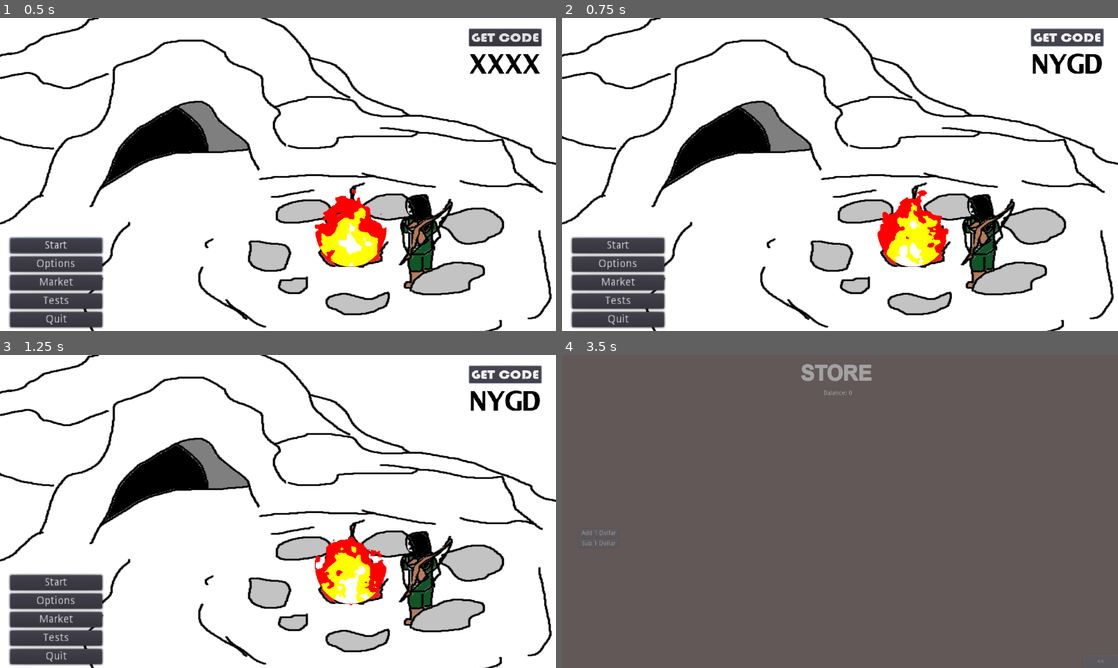
Above: before the commit, frames 1-4 (two rows, left to right).
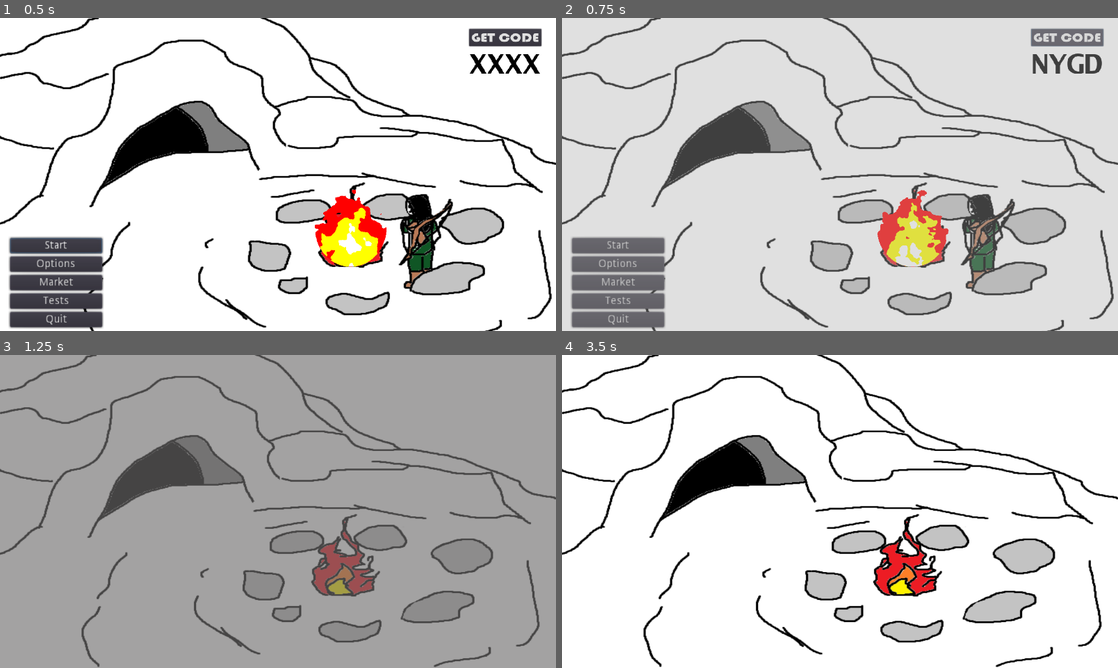
Above: after the commit, the same moments.

Repository: rwyndrum4/MENDAX
Game: Godot game, scene res://Scenes/mainMenu/mainMenu.tscn
Same seed, same stepped clock (60 frames per second), same inputs: the game is played once before the commit and once after it.
Inputs (mouse positions are in pixels of both pictures, inside the frame that each line leads up to):
- Up to frame 1 (0.5 s): no input
- Up to frame 2 (0.75 s): click "GET CODE" at 0.5 s
- Up to frame 3 (1.25 s): no input
- Up to frame 4 (3.5 s): click (617, 583) at 1.25 s, where only the run before the commit has a clickable "Start"; click (617, 583) at 2 s, where only the run before the commit has a clickable "Start"; click (617, 621) at 2.75 s, where only the run before the commit has a clickable "Market"

Frame 1 is identical in both runs. In frame 2, 92% of the frame differs, in the area x 0-100%, y 0-100%; in frame 3, 98%; in frame 4, 99%.

Commit message:
simple transition

Diff:
--- a/game/Scenes/mainMenu/mainMenu.gd
+++ b/game/Scenes/mainMenu/mainMenu.gd
@@ -42,7 +42,7 @@
 */
 """
 func _on_Start_pressed():
-	pass # Replace with function body.
+	SceneTrans.change_scene("res://Scenes/startArea/startArea.tscn")
 
 """
 /*
--- a/game/Scenes/startArea/startArea.tscn
+++ b/game/Scenes/startArea/startArea.tscn
@@ -2,12 +2,11 @@
 
 [ext_resource path="res://Assets/mainMenuAssets/menu_bg_empty.png" type="Texture" id=1]
 
-
 [node name="startArea" type="Node2D"]
 
 [node name="BackDrop" type="TextureRect" parent="."]
-margin_right = 40.0
-margin_bottom = 40.0
+margin_right = 1280.0
+margin_bottom = 720.0
 texture = ExtResource( 1 )
 expand = true
 stretch_mode = 1
